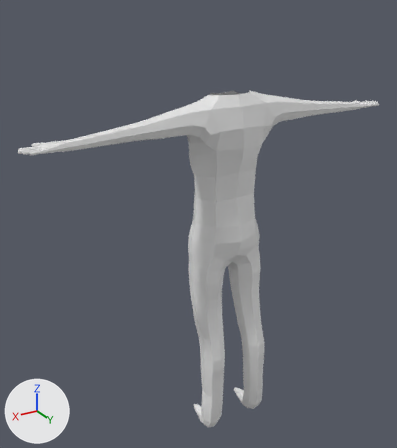
Renders of the FBX model Assets/SpyRunners/Models/HeadlessPlayerModel.fbx from each side of a commit.
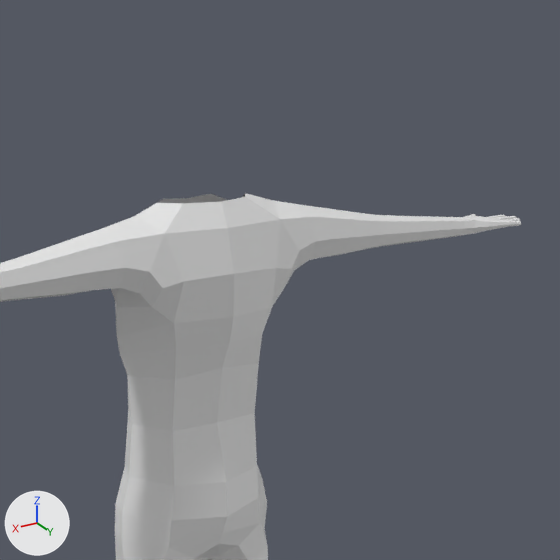
Old and new are each drawn whole from a 50 mm lens placed at (1.947, 2.801, 1.498), pointed at (0.173, -0.155, 0.019) and again close up on the part from 34% to 100% of the width and 0% to 59% of the height. Lighting does not change. The marker at lower left points along +X, +Y and +Z. Where no turn or scale is listed for an object, it has been applied to the vertices.
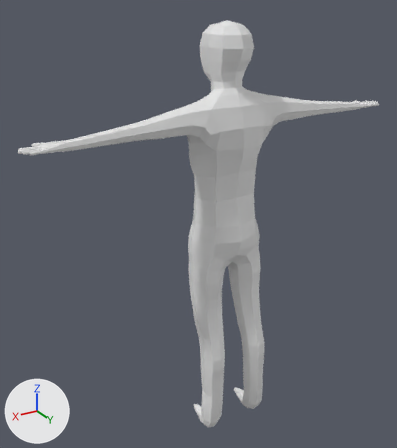
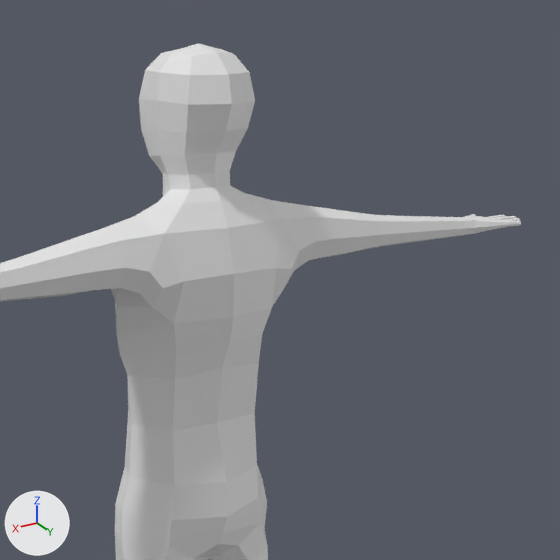
Where the change shows, as pixel boxes (x1, y1, x2, y2) in the close-ups (560 x 560 px):
'Cube', reshaped
    before: (0, 193, 521, 560)
    after: (0, 174, 521, 560)
'Head', added
    after: (139, 43, 255, 189)
part 1 of me_cube_002, added
    after: (157, 174, 245, 204)

The change, as a diff of the scene's bpy script:
```diff
--- a/Assets/SpyRunners/Models/HeadlessPlayerModel.fbx.py
+++ b/Assets/SpyRunners/Models/HeadlessPlayerModel.fbx.py
@@ me_cube_002 @@
 # used by ob_cube; location = (0.039, 0.0, -0.007)
-me_cube_002.from_pydata(...)  # 1739 vertices, 1734 faces; spans x -1.3..1.3, y -0.23..0.2, z -1.51..0.92
+me_cube_002.from_pydata(...)  # 1749 vertices, 1744 faces; spans x -1.3..1.3, y -0.23..0.2, z -1.51..0.99
+# me_cube_002 part 1
+# 10 vertices are added at x -0.1..0.1, y -0.14..0.06, z 0.95..0.99
+# 10 new faces join them
@@ me_cube_004 @@
+me_cube_004.from_pydata(...)  # 54 vertices, 48 faces; spans x -0.129..0.129, y -0.231..0.118, z 0.947..1.329
@@ ob_head @@
+ob_head = bpy.data.objects.new('Head', me_cube_004)
+ob_head.location = (0.039, 0.0, -0.007)
```
